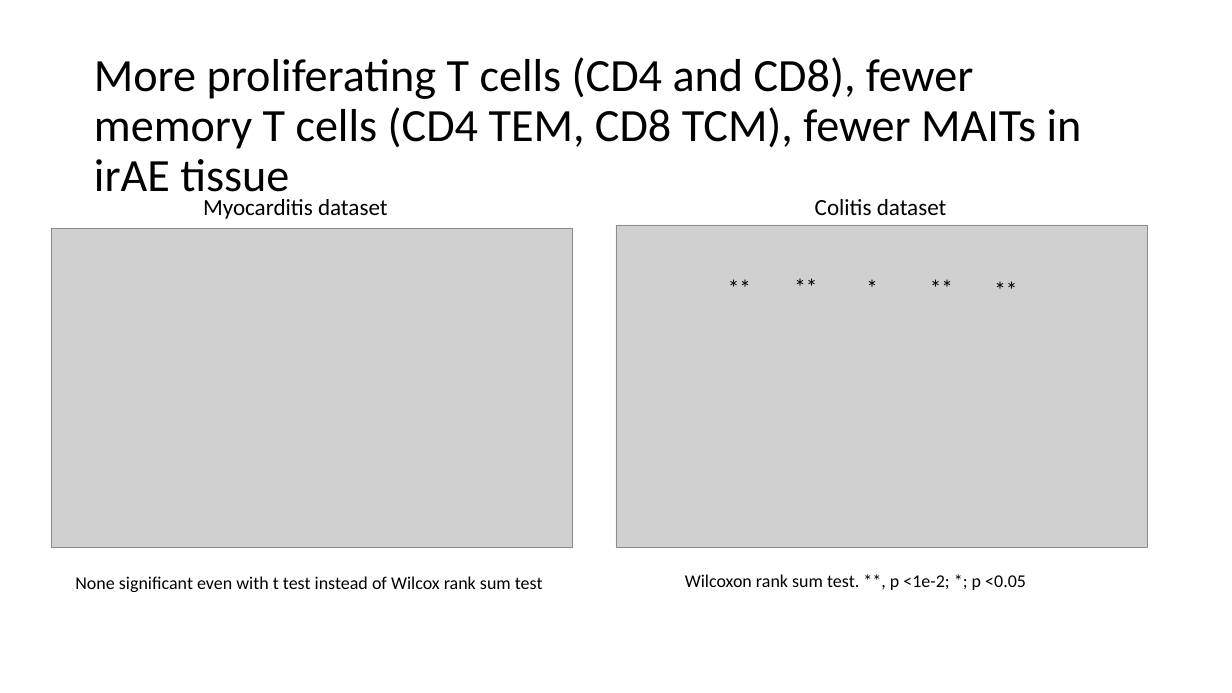
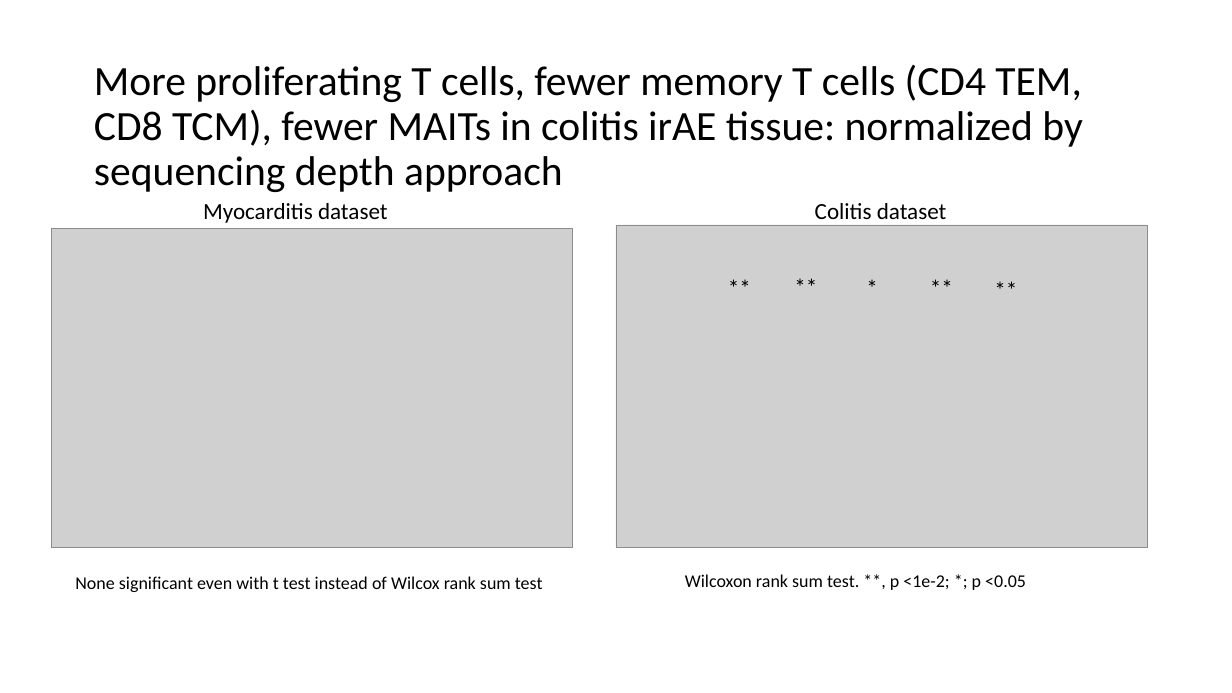
Before and after one commit to tybottorff/bottorffdocs, a slide deck: slide 3 of linsley_postdoc/presentations/weekly_meetings/1_11_24.pptx. Drawn at 1232x693 pixels with LibreOffice and Linux fonts; fonts in the diff are those of the drawing; grey boxes stand for pictures. Boxes give left, top, right and bottom in pixels: in the first picture for what was removed or moved away, otherwise in the second. Text is boxed around its words. In the diff, an @@ line names an element or a change of style, - is before the commit and + after.

```diff
--- a/linsley_postdoc/presentations/weekly_meetings/1_11_24.pptx
+++ b/linsley_postdoc/presentations/weekly_meetings/1_11_24.pptx
@@ title at bbox=[94, 65, 1082, 192]: text changed; size 36 to 32.4 pt @@
-More proliferating T cells (CD4 and CD8), fewer memory T cells (CD4 TEM, CD8 TCM), fewer MAITs in irAE tissue
+More proliferating T cells, fewer memory T cells (CD4 TEM, CD8 TCM), fewer MAITs in colitis irAE tissue: normalized by sequencing depth approach
@@ text "Myocarditis dataset": place and size @@
-text "Myocarditis dataset" at bbox=[203, 199, 388, 219]
+text "Myocarditis dataset" at bbox=[203, 203, 388, 223]
@@ text "Colitis dataset" rewrapped from bbox=[815, 199, 947, 215] to bbox=[815, 203, 947, 226] @@
```
Also in this commit, not shown: 6 other slides changed, 4 slides added.
